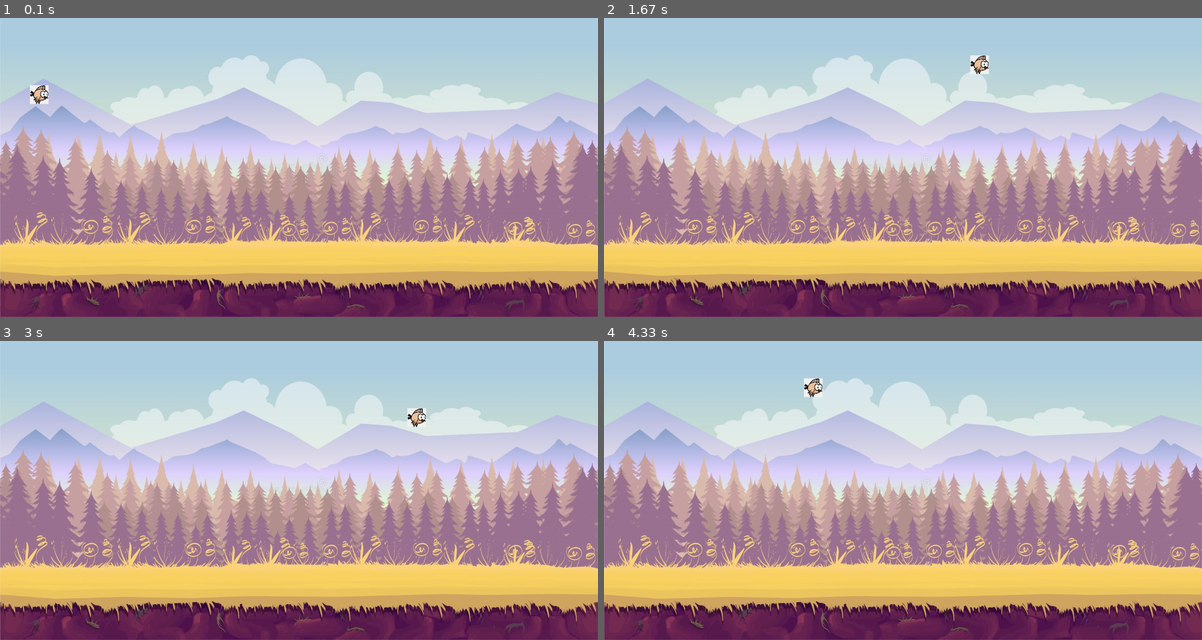
Above: before the commit, frames 1-4 (two rows, left to right).
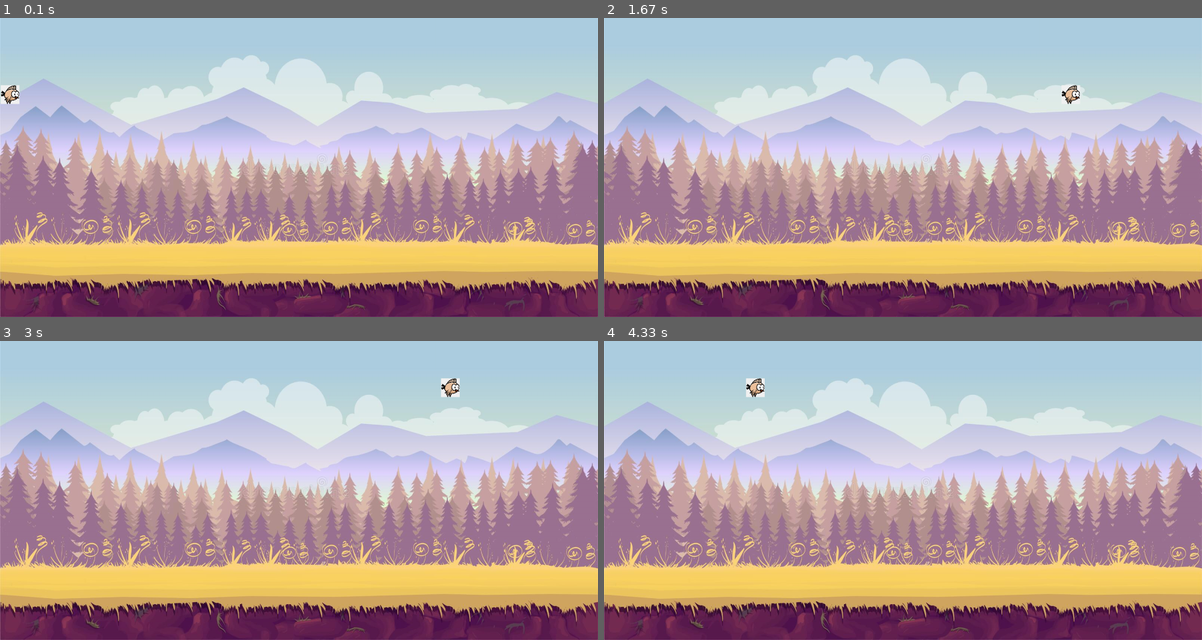
Above: after the commit, the same moments.

Repository: gus-trager/PyGame-DeSoft
Game: pygame game, started from jogo/jogo.py
The game is run twice, just before and just after one commit, with the same random seed, the same clock (stepped at 60 frames per second) and the same inputs.
Inputs:
- Up to frame 1 (0.1 s): no input
- Up to frame 2 (1.67 s): no input
- Up to frame 3 (3 s): no input
- Up to frame 4 (4.33 s): no input

The runs differ from the first frame. In frame 1, 0.4% of the frame differs, in the area x 0-9%, y 22-29%; in frame 2, 0.3%; in frame 3, 0.3%; in frame 4, 0.4%.

Commit message:
commit arrumando o fps

Diff:
--- a/jogo/jogo.py
+++ b/jogo/jogo.py
@@ -62,7 +62,7 @@
 
 
 clock = pygame.time.Clock()
-FPS = 160
+FPS = 60
 
 #Game loop
 game = True
